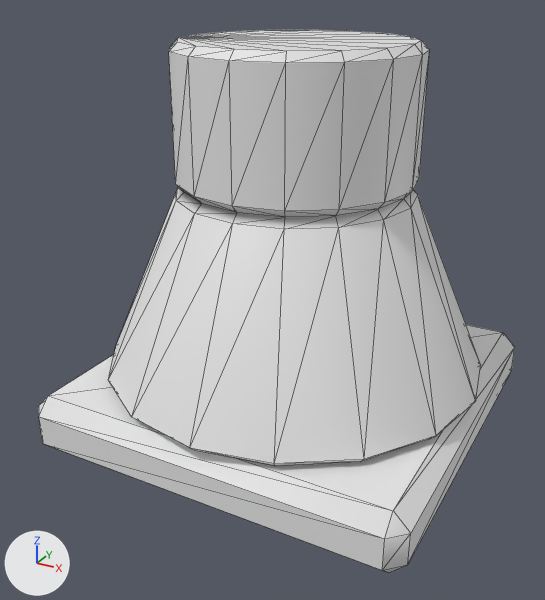
A saved change to the OBJ model assets/blocks/tower_flared.obj.
Rendered twice from a 50 mm lens placed at (0.833, -1.636, 0.649), pointed at (-0.024, -0.078, -0.131). Lighting does not change. The marker at lower left points along +X, +Y and +Z. The picture after the commit comes second. Mesh edges are drawn as thin lines. Where no turn or scale is listed for an object, it has been applied to the vertices. Vertices at exactly the same position are counted once.

Before the edit, the objects in view are built like this:
```python
me_tower_flared = bpy.data.meshes.new('tower_flared')
me_tower_flared.from_pydata(...)  # 136 vertices, 291 faces; spans x -0.5..0.5, y -0.5..0.5, z -0.5..0.5
ob_tower_flared = bpy.data.objects.new('tower_flared', me_tower_flared)
ob_tower_flared.location = (0.0, 0.0, 0.0)
```
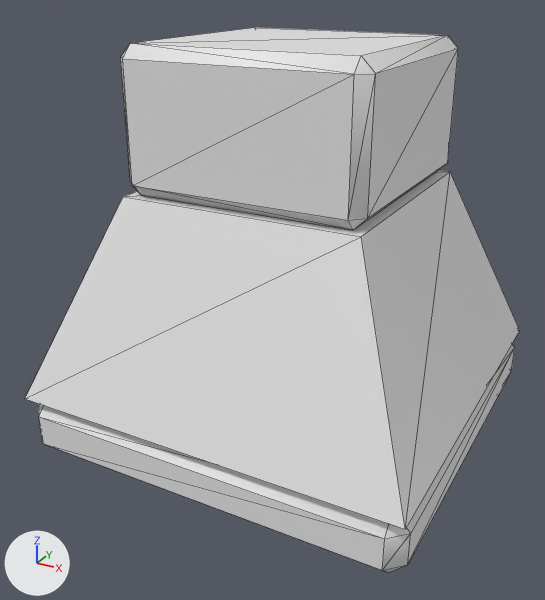
Commit message: Tower 4 is Tower 1 made square

Scene script edits in JSON lines:
```json
{"block": "me_tower_flared", "where": "# used by ob_tower_flared; location = (0.0, 0.0, 0.0)"}
{"op": "remove", "block": "me_tower_flared", "code": "me_tower_flared.from_pydata(...)  # 136 vertices, 291 faces; spans x -0.5..0.5, y -0.5..0.5, z -0.5..0.5"}
{"op": "add", "block": "me_tower_flared", "code": "me_tower_flared.from_pydata(...)  # 56 vertices, 100 faces; spans x -0.5..0.5, y -0.5..0.5, z -0.5..0.5"}
{"block": "me_tower_flared", "change": "me_tower_flared part 1: the loose piece of 112 vertices spanning x -0.5..0.5, y -0.5..0.5, z -0.34..0.5 is rebuilt with 8 vertices and now spans x -0.5..0.5, y -0.5..0.5, z -0.34..0.16"}
{"block": "me_tower_flared", "change": "me_tower_flared part 2: a new loose piece of 24 vertices spanning x -0.3..0.3, y -0.3..0.3, z 0.16..0.5"}
```

Boxes [x1, y1, x2, y2] around the edits, measured in the pictures (545 x 600 px):
```json
{"object": "tower_flared", "change": "reshaped", "before": [39, 30, 515, 573], "after": [25, 28, 519, 573]}
{"part": 1, "of": "me_tower_flared", "change": "rebuilt", "before": [108, 30, 481, 466], "after": [25, 170, 519, 529], "on screen": "32% wider, 18% shorter"}
{"part": 2, "of": "me_tower_flared", "change": "added", "after": [121, 28, 458, 230]}
```
